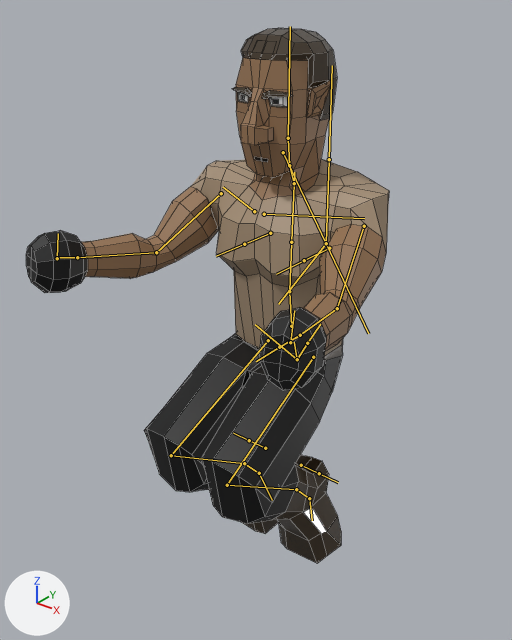
The FBX model Assets/Models/PlayerModel.fbx, before and after one commit.
One viewpoint serves both versions: a 50 mm camera at (1.55, -2.08, 2.73) aimed at (-0.06, -0.07, 1.48). The lights are fixed; the arrows at lower left show +X, +Y and +Z. The picture after the commit comes second. Both versions are drawn at frame 15 of the action 'Jump'; the numbers are the values there. The bones that change, and the others that lie on the model, are drawn over the model as lines. Mesh edges are drawn as thin lines.

In view in the first picture: 'Human.Mesh'.
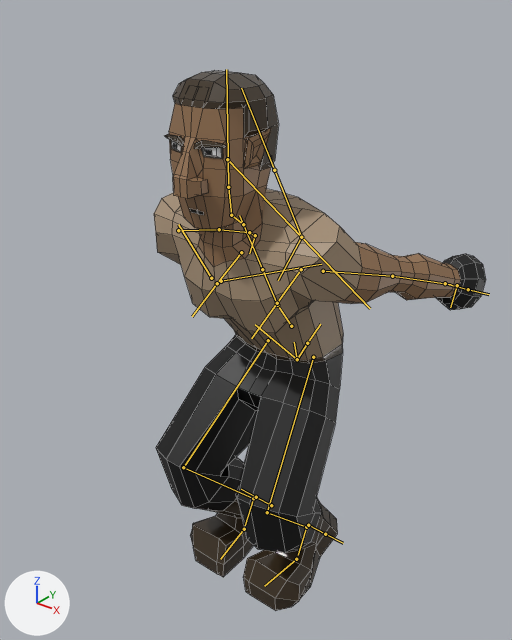
The change, as a diff of the scene's bpy script:
```diff
--- a/Assets/Models/PlayerModel.fbx.py
+++ b/Assets/Models/PlayerModel.fbx.py
@@ bone_spine_001 @@
 bone_spine_001 = bpy.data.objects['Human'].pose.bones['spine.001']  # child of 'spine'
-bone_spine_001.rotation_quaternion = (1.0, 0.0, 0.0, 0.0)  # degrees (0, 0, 0)
+bone_spine_001.rotation_quaternion = (0.966, 0.259, 0.0, 0.0)  # degrees (30, 0, 0)
@@ bone_spine_005 @@
 bone_spine_005 = bpy.data.objects['Human'].pose.bones['spine.005']  # child of 'spine.004'
-bone_spine_005.rotation_quaternion = (1.0, 0.0, 0.0, 0.0)  # degrees (0, 0, 0)
+bone_spine_005.rotation_quaternion = (0.966, -0.259, 0.0, 0.0)  # degrees (-30, 0, 0)
@@ bone_upper_arm_l @@
 bone_upper_arm_l = bpy.data.objects['Human'].pose.bones['upper_arm.L']  # child of 'shoulder.L'
-bone_upper_arm_l.rotation_quaternion = (0.687, 0.36, -0.365, -0.515)  # degrees (61, -8, -78)
+bone_upper_arm_l.rotation_quaternion = (0.746, -0.159, 0.297, -0.575)  # degrees (-37, 15, -80)
@@ bone_forearm_l @@
 bone_forearm_l = bpy.data.objects['Human'].pose.bones['forearm.L']  # child of 'upper_arm.L'
-bone_forearm_l.rotation_quaternion = (0.94, 0.332, -0.079, -0.028)  # degrees (39, -7, -6)
+bone_forearm_l.rotation_quaternion = (1.0, 0.0, 0.0, 0.0)  # degrees (0, 0, 0)
@@ bone_upper_arm_r @@
 bone_upper_arm_r = bpy.data.objects['Human'].pose.bones['upper_arm.R']  # child of 'shoulder.R'
-bone_upper_arm_r.rotation_quaternion = (0.687, 0.36, 0.365, 0.515)  # degrees (61, 8, 78)
+bone_upper_arm_r.rotation_quaternion = (0.746, -0.159, -0.297, 0.575)  # degrees (-37, -15, 80)
@@ bone_forearm_r @@
 bone_forearm_r = bpy.data.objects['Human'].pose.bones['forearm.R']  # child of 'upper_arm.R'
-bone_forearm_r.rotation_quaternion = (0.94, 0.332, 0.079, 0.028)  # degrees (39, 7, 6)
+bone_forearm_r.rotation_quaternion = (1.0, 0.0, 0.0, 0.0)  # degrees (0, 0, 0)
@@ bone_hand_r @@
 bone_hand_r = bpy.data.objects['Human'].pose.bones['hand.R']  # child of 'forearm.R'
-bone_hand_r.rotation_quaternion = (1.0, 0.0, 0.0, 0.0)  # degrees (0, 0, 0)
+bone_hand_r.rotation_quaternion = (0.996, 0.084, 0.022, 0.003)  # degrees (10, 2, 1)
@@ bone_thigh_l @@
 bone_thigh_l = bpy.data.objects['Human'].pose.bones['thigh.L']  # child of 'spine'
-bone_thigh_l.rotation_quaternion = (0.866, -0.5, -0.021, 0.0)  # degrees (-60, -2, 1)
+bone_thigh_l.rotation_quaternion = (0.936, -0.337, -0.094, -0.036)  # degrees (-40, -12, 0)
@@ bone_shin_l @@
 bone_shin_l = bpy.data.objects['Human'].pose.bones['shin.L']  # child of 'thigh.L'
-bone_shin_l.rotation_quaternion = (0.574, 0.819, 0.0, 0.0)  # degrees (110, 0, 0)
+bone_shin_l.rotation_quaternion = (0.766, 0.643, 0.0, 0.0)  # degrees (80, 0, 0)
@@ bone_foot_l @@
 bone_foot_l = bpy.data.objects['Human'].pose.bones['foot.L']  # child of 'shin.L'
-bone_foot_l.rotation_quaternion = (0.906, 0.423, 0.0, 0.0)  # degrees (50, 0, 0)
+bone_foot_l.rotation_quaternion = (0.992, -0.087, 0.08, 0.034)  # degrees (-10, 10, 3)
@@ bone_toe_l @@
 bone_toe_l = bpy.data.objects['Human'].pose.bones['toe.L']  # child of 'foot.L'
-bone_toe_l.rotation_quaternion = (0.996, -0.086, -0.009, -0.001)  # degrees (-10, -1, 0)
+bone_toe_l.rotation_quaternion = (0.976, 0.215, 0.028, 0.0)  # degrees (25, 3, 1)
@@ bone_thigh_r @@
 bone_thigh_r = bpy.data.objects['Human'].pose.bones['thigh.R']  # child of 'spine'
-bone_thigh_r.rotation_quaternion = (0.866, -0.5, 0.021, 0.0)  # degrees (-60, 2, -1)
+bone_thigh_r.rotation_quaternion = (0.936, -0.337, 0.094, 0.036)  # degrees (-40, 12, 0)
@@ bone_shin_r @@
 bone_shin_r = bpy.data.objects['Human'].pose.bones['shin.R']  # child of 'thigh.R'
-bone_shin_r.rotation_quaternion = (0.574, 0.819, 0.0, 0.0)  # degrees (110, 0, 0)
+bone_shin_r.rotation_quaternion = (0.766, 0.643, 0.0, 0.0)  # degrees (80, 0, 0)
@@ bone_foot_r @@
 bone_foot_r = bpy.data.objects['Human'].pose.bones['foot.R']  # child of 'shin.R'
-bone_foot_r.rotation_quaternion = (0.906, 0.423, 0.0, 0.0)  # degrees (50, 0, 0)
+bone_foot_r.rotation_quaternion = (0.992, -0.087, -0.08, -0.034)  # degrees (-10, -10, -3)
@@ bone_toe_r @@
 bone_toe_r = bpy.data.objects['Human'].pose.bones['toe.R']  # child of 'foot.R'
-bone_toe_r.rotation_quaternion = (0.996, -0.086, 0.009, 0.001)  # degrees (-10, 1, 0)
+bone_toe_r.rotation_quaternion = (0.976, 0.215, -0.028, 0.0)  # degrees (25, -3, -1)
```

Pixel boxes [x1, y1, x2, y2] of what changed, in the pictures (512 x 640 px):
'Human.Mesh', posed (9% narrower)
    before: [26, 28, 389, 564]
    after: [154, 70, 486, 611]
bone 'spine.001', root to tip
    before: (291, 326) to (289, 291)
    after: (291, 326) to (277, 305)
bone 'spine.005', root to tip
    before: (289, 165) to (288, 138)
    after: (231, 215) to (228, 187)
bone 'upper_arm.L', root to tip
    before: (364, 226) to (337, 308)
    after: (323, 271) to (392, 276)
bone 'forearm.L', root to tip
    before: (337, 308) to (295, 338)
    after: (392, 276) to (451, 284)
bone 'upper_arm.R', root to tip
    before: (221, 193) to (156, 252)
    after: (178, 230) to (219, 229)
bone 'forearm.R', root to tip
    before: (156, 252) to (77, 257)
    after: (219, 229) to (249, 232)
bone 'hand.R', root to tip
    before: (77, 257) to (57, 257)
    after: (249, 232) to (255, 236)
bone 'thigh.L', root to tip
    before: (313, 357) to (227, 485)
    after: (313, 357) to (267, 512)
bone 'shin.L', root to tip
    before: (227, 485) to (296, 489)
    after: (267, 512) to (306, 527)
bone 'foot.L', root to tip
    before: (296, 489) to (308, 497)
    after: (306, 527) to (298, 555)
bone 'toe.L', root to tip
    before: (309, 498) to (312, 520)
    after: (296, 559) to (264, 586)
bone 'thigh.R', root to tip
    before: (268, 340) to (171, 455)
    after: (268, 340) to (183, 467)
bone 'shin.R', root to tip
    before: (171, 455) to (244, 463)
    after: (183, 467) to (253, 498)
bone 'foot.R', root to tip
    before: (244, 463) to (257, 472)
    after: (253, 498) to (245, 525)
bone 'toe.R', root to tip
    before: (259, 473) to (272, 500)
    after: (244, 529) to (220, 559)
